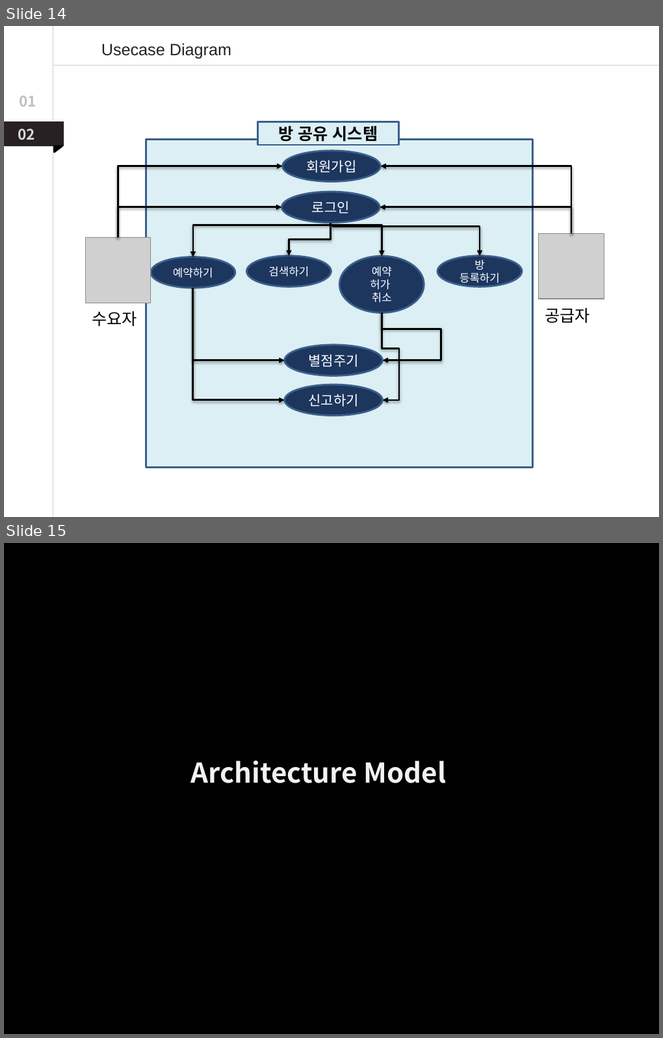
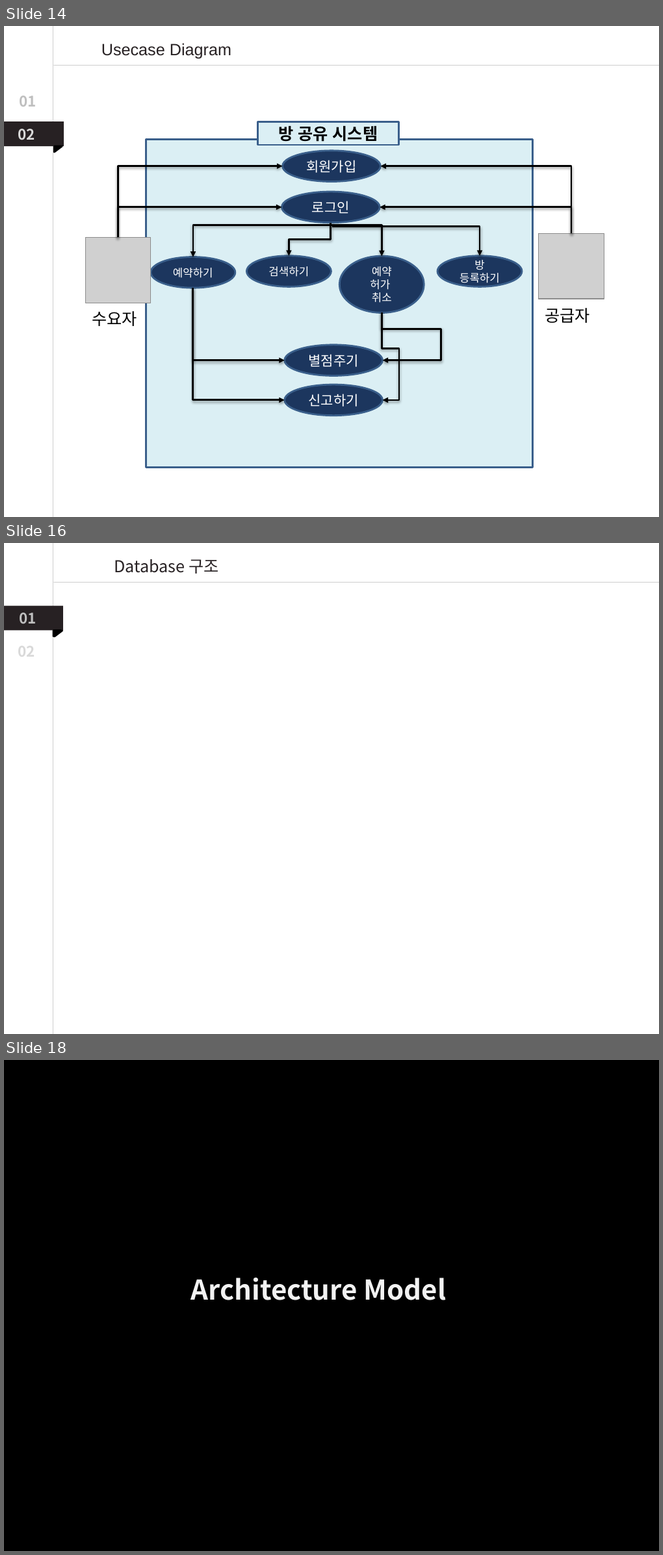
Before and after one commit to DaeunYoon/6team, a slide deck: 6조 발표자료.pptx. Shown one above the other, each under a label of ours: slides 14 and 15 before the commit, slides 14, 16 and 18 after it; the slides between them are not shown. The pictures are 663x1038 and 663x1555 pixels, drawn with LibreOffice and Linux fonts; fonts in the diff are those of the drawing; grey boxes stand for pictures. Boxes give left, top, right and bottom in pixels: in the first picture for what was removed or moved away, otherwise in the second. Text is boxed around its words. In the diff, an @@ line names an element or a change of style, - is before the commit and + after.

```diff
--- a/6조 발표자료.pptx
+++ b/6조 발표자료.pptx
@@ slide 16 added at (4,543,659,1034), background #FFFFFF @@
@@ line added from (53, 543) to (53, 1034), #A6A6A6 0.75 pt @@
@@ text added at (114,559,218,574), 18 pt, text #272123 @@
+Database 구조
@@ line added from (659, 582) to (54, 582), #A6A6A6 0.75 pt @@
@@ rectangle added at (4,606,63,631), fill #272123 @@
@@ text added at (19,613,36,624), 16 pt, text #BFBFBF, bold @@
+01
@@ text added at (18,640,35,661), 16 pt, text #D9D9D9, bold @@
+02
@@ right triangle added at (53,631,61,637), fill #000000, outline #000000 2 pt @@
@@ right triangle added at (55,631,62,637), fill #000000, outline #000000 2 pt @@
@@ what was slide 15 is now slide 18 @@
```
Also in this commit, not shown: 3 slides changed, 2 other slides added.
